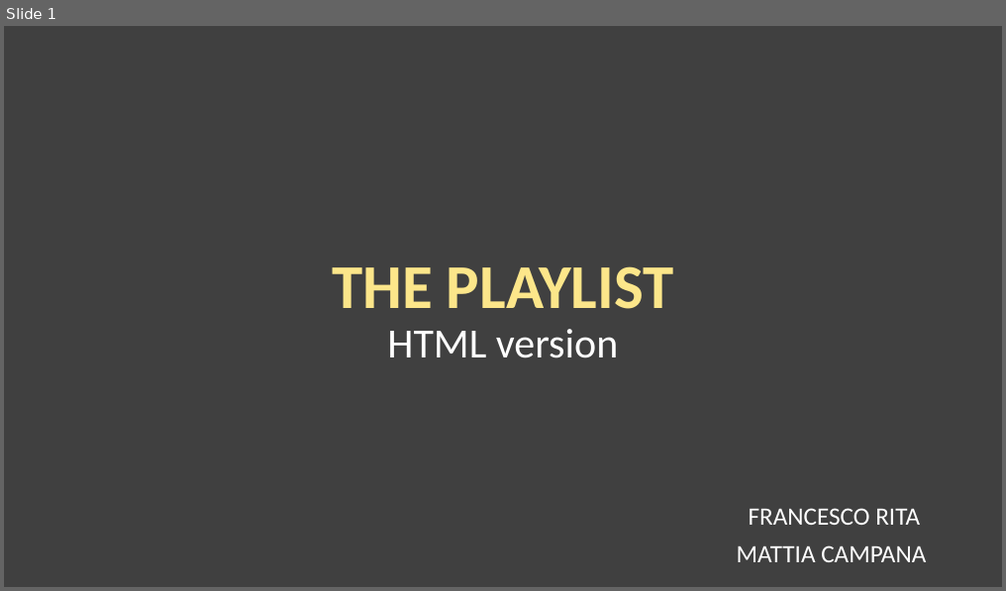
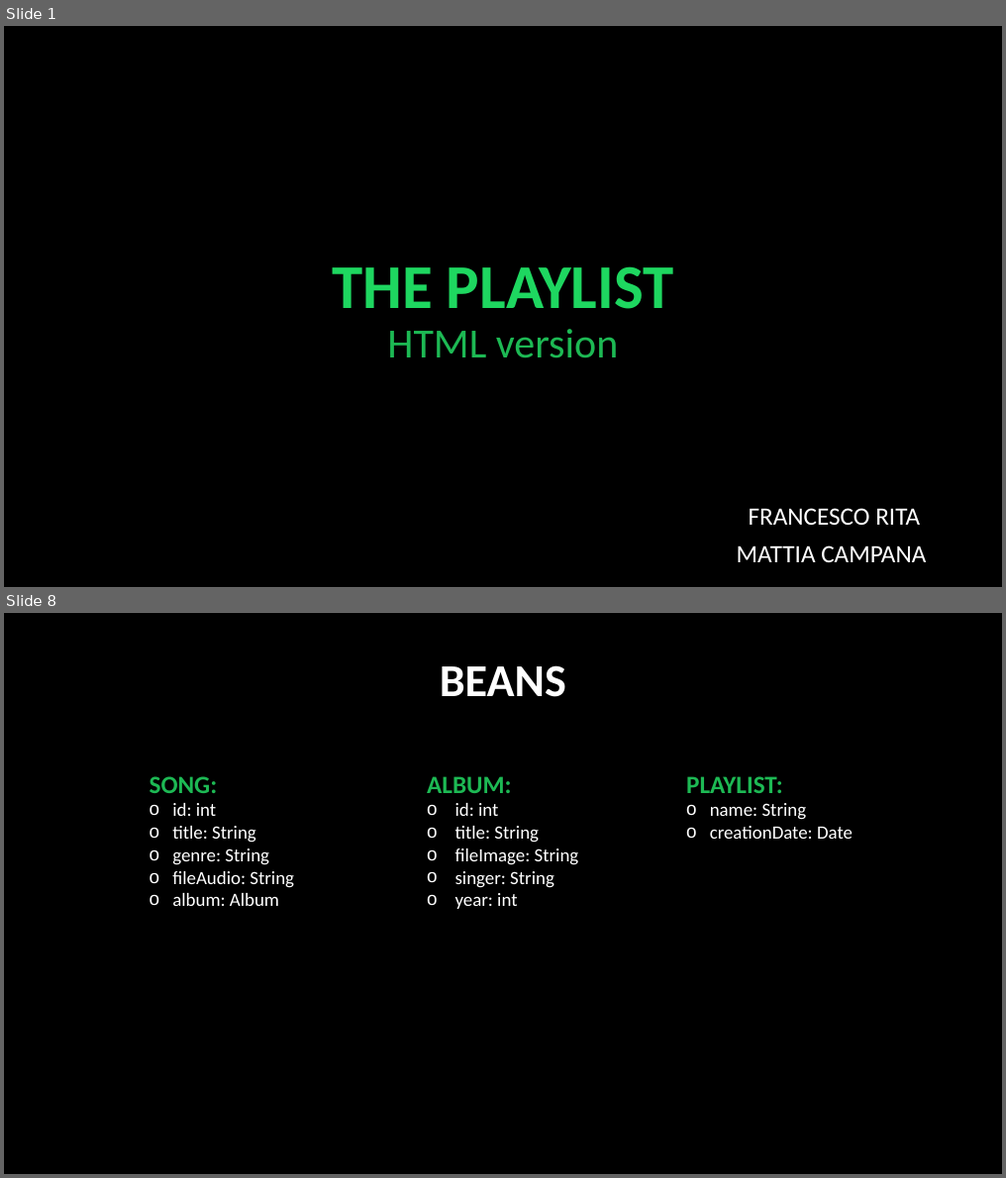
Before and after one commit to campanamattia/tiw.project-html, a slide deck: delivers/THE PLAYLIST.pptx. Shown one above the other, each under a label of ours: slide 1 before the commit, slides 1 and 8 after it; the slides between them are not shown. The pictures are 1006x591 and 1006x1178 pixels, drawn with LibreOffice and Linux fonts; fonts in the diff are those of the drawing. Boxes give left, top, right and bottom in pixels: in the first picture for what was removed or moved away, otherwise in the second. Text is boxed around its words. In the diff, an @@ line names an element or a change of style, - is before the commit and + after.

Commit message:
home html

```diff
--- a/delivers/THE PLAYLIST.pptx
+++ b/delivers/THE PLAYLIST.pptx
@@ slide 8 added at (4,613,1002,1174), background #000000 @@
@@ title added at (440,665,566,697), 44 pt, text #FFFFFF, bold @@
+BEANS
@@ text added at (150,776,294,906), 18 pt, text #FFFFFF @@
+SONG:
+o id: int
+o title: String
+o genre: String
+o fileAudio: String
+o album: Album
@@ text added at (427,776,579,909), 18 pt, text #FFFFFF @@
+ALBUM:
+o id: int
+o title: String
+o fileImage: String
+o singer: String
+o year: int
@@ text added at (686,776,852,839), 18 pt, text #FFFFFF @@
+PLAYLIST:
+o name: String
+o creationDate: Date
@@ slide 1 changed as well @@
@@ background #404040 to #000000 @@
@@ title "THE PLAYLIST HTML version" at (332,267,674,359): text colour #FCE68A to #1ED760 in "THE PLAYLIST"; text colour #FFFFFF to #1DB954 in "HTML version" @@
```
Also in this commit, not shown: 2 other slides changed, 9 other slides added, 1 slide removed, 1 other file.
